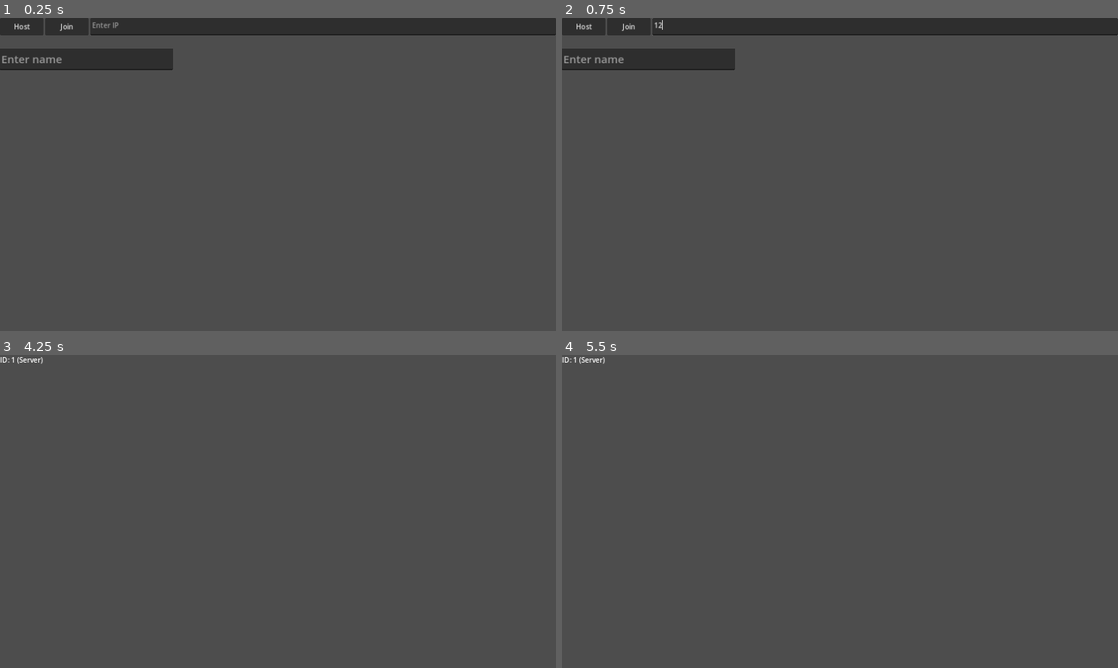
Above: before the commit, frames 1-4 (two rows, left to right).
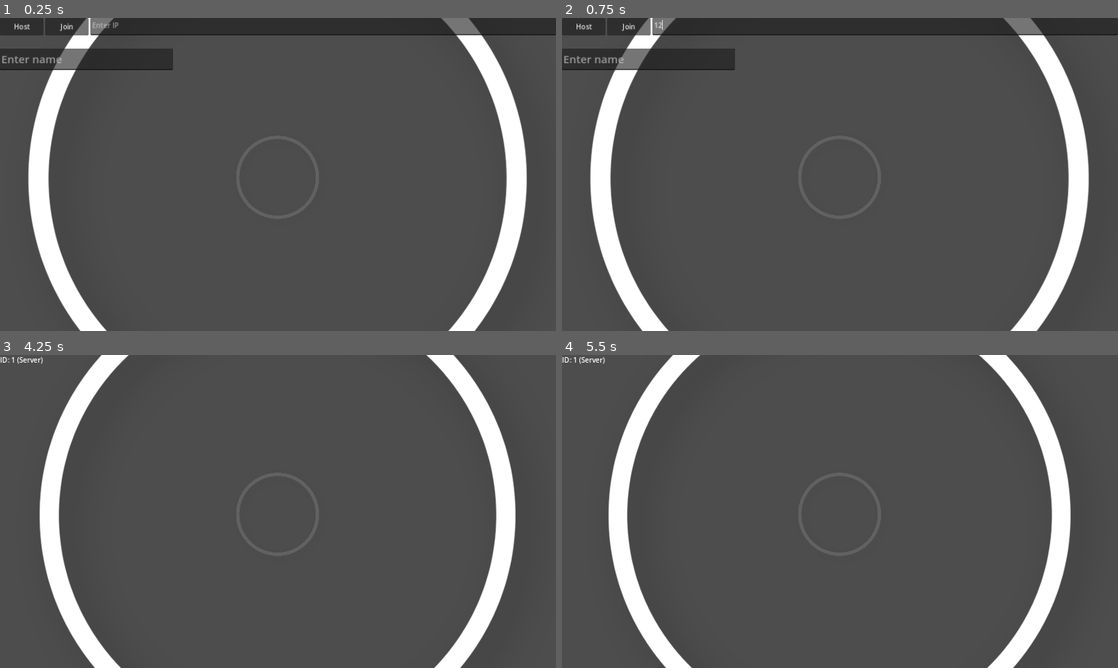
Above: after the commit, the same moments.

Repository: lokasc/rsPrototype
Game: Godot game, scene res://beat_sync/beat_main.tscn
Two runs of this game, one before a commit and one after it. Both use one fixed random seed, a clock stepped at 60 frames per second and the inputs below. This scene is started directly instead of the project's main scene.
Inputs (mouse positions are in pixels of both pictures, inside the frame that each line leads up to):
- Up to frame 1 (0.25 s): no input
- Up to frame 2 (0.75 s): click (884, 27) at 0.52 s; type "12" at 0.6 s
- Up to frame 3 (4.25 s): click (88, 395) at 0.75 s; type "Alex" at 0.83 s; click "Host" at 1.25 s; click "Start" at 2 s; tap Enter at 2.75 s; move the mouse to (400, 495) at 2.77 s; hold D (right) 2.78-3.53 s; click (400, 495) at 2.85 s; tap Space at 3.5 s; move the mouse to (166, 527) at 3.52 s; hold S (down) from 3.53 s (still down); click (166, 527) at 3.6 s
- Up to frame 4 (5.5 s): move the mouse to (895, 442) at 4.27 s; release S (down) at 4.28 s; hold D (right) 4.28-5.03 s; click (895, 442) at 4.35 s; tap Enter at 5 s; move the mouse to (812, 574) at 5.02 s; hold W (up) from 5.03 s (still down); click (812, 574) at 5.1 s

The runs differ from the first frame. In frame 1, 8.2% of the frame differs, in the area x 5-95%, y 0-100%; in frame 2, 8.2%; in frame 3, 7.9%; in frame 4, 7.7%.

Commit message:
Integrated basic visuals and sound effects

Diff:
--- a/beat_sync/beat_main.tscn
+++ b/beat_sync/beat_main.tscn
@@ -1,15 +1,20 @@
-[gd_scene load_steps=2 format=3 uid="uid://q4tmb5de6pvw"]
+[gd_scene load_steps=4 format=3 uid="uid://q4tmb5de6pvw"]
 
 [ext_resource type="Script" path="res://beat_sync/multiplayer_controller.gd" id="1_i0qxa"]
+[ext_resource type="Texture2D" uid="uid://b48bg22uuhx8x" path="res://beat_sync/WhiteCircle.png" id="2_wwqmy"]
+[ext_resource type="AudioStream" uid="uid://c3uin71rkug8o" path="res://beat_sync/808-closed-hi-hat.wav" id="3_bmxa6"]
 
 [node name="BeatMain" type="Node"]
 
-[node name="MultiplayerController" type="Node" parent="." node_paths=PackedStringArray("net_ui", "game_ui", "timer", "cd_number_visual")]
+[node name="MultiplayerController" type="Node" parent="." node_paths=PackedStringArray("net_ui", "game_ui", "timer", "sound_timer", "transparent_ring", "opaque_ring", "hihat_sound")]
 script = ExtResource("1_i0qxa")
 net_ui = NodePath("../UI/NetUI")
 game_ui = NodePath("../UI/InGameUI")
 timer = NodePath("../Countdowns/CDTimer")
-cd_number_visual = NodePath("../Countdowns/CenterContainer/CDVisual")
+sound_timer = NodePath("../Countdowns/SoundTimer")
+transparent_ring = NodePath("../Countdowns/TransparentRing")
+opaque_ring = NodePath("../Countdowns/Ring")
+hihat_sound = NodePath("../Countdowns/HiHatSound")
 
 [node name="Countdowns" type="Node" parent="."]
 
@@ -28,6 +33,22 @@
 
 [node name="CDTimer" type="Timer" parent="Countdowns"]
 one_shot = true
+
+[node name="SoundTimer" type="Timer" parent="Countdowns"]
+
+[node name="Ring" type="Sprite2D" parent="Countdowns"]
+position = Vector2(639, 366)
+scale = Vector2(1.5, 1.5)
+texture = ExtResource("2_wwqmy")
+
+[node name="TransparentRing" type="Sprite2D" parent="Countdowns"]
+modulate = Color(1, 1, 1, 0.117647)
+position = Vector2(639, 366)
+scale = Vector2(0.25, 0.25)
+texture = ExtResource("2_wwqmy")
+
+[node name="HiHatSound" type="AudioStreamPlayer" parent="Countdowns"]
+stream = ExtResource("3_bmxa6")
 
 [node name="UI" type="Control" parent="."]
 layout_mode = 3
@@ -105,6 +126,7 @@
 text = "Start"
 
 [connection signal="timeout" from="Countdowns/CDTimer" to="MultiplayerController" method="_on_cd_timer_timeout"]
+[connection signal="timeout" from="Countdowns/SoundTimer" to="MultiplayerController" method="_on_sound_timer_timeout"]
 [connection signal="button_down" from="UI/NetUI/HBoxContainer/HostButton" to="MultiplayerController" method="_on_host_button_button_down"]
 [connection signal="button_down" from="UI/NetUI/HBoxContainer/JoinButton" to="MultiplayerController" method="_on_join_button_button_down"]
 [connection signal="button_down" from="UI/InGameUI/StartGameButton" to="MultiplayerController" method="_on_start_game_button_button_down"]
--- a/beat_sync/multiplayer_controller.gd
+++ b/beat_sync/multiplayer_controller.gd
@@ -6,31 +6,36 @@
 @export var net_ui : Control
 @export var game_ui : Control
 @export var timer : Timer
-@export var cd_number_visual : Label
+
+@export var sound_timer : Timer
+@export var transparent_ring : Sprite2D
+@export var opaque_ring : Sprite2D
+@export var hihat_sound : AudioStreamPlayer
 
 var is_game_started : bool = false
-
 var is_countdown_started : bool = false # set this to true to start a countdown.
-
 
 var ip_address = "127.0.0.1"
 var peer
 var player_name : String = ""
 
-
-# GAMEPLAY
-var BPM : float = 100
-
+### GAMEPLAY
 enum GAME_STATE {STATE_IDLE, STATE_RUNNING, STATE_RESULTS}
 var current_state : GAME_STATE = GAME_STATE.STATE_IDLE
 
+var BPM : float = 60
 var seconds_per_four_beats : float = BPM/60.0 * 4
 # this is a hard limit, if you dont press within these extra beats,
 # automatically count as failure
-var extra_seconds : float = seconds_per_four_beats/4 * 5
-
-
-# Statistics
+var extra_seconds : float = seconds_per_four_beats/4 * 2
+var total_cd_time
+
+var opaque_ring_scale
+var transparent_ring_scale
+
+var sound_count
+
+### Statistics
 var pressed_time
 
 # difference between the last crotchet and pressed time.
@@ -52,6 +57,9 @@
 	game_ui.visible = false
 	game_ui.get_node("StartGameButton").visible = false
 
+	### GAMEPLAY
+	opaque_ring_scale = opaque_ring.scale
+	transparent_ring_scale = transparent_ring.scale
 	current_state = GAME_STATE.STATE_IDLE
 
 func _process(delta):
@@ -79,21 +87,34 @@
 			await get_tree().create_timer(1).timeout
 
 			# for 4 crotchets, how many seconds? + extra.
-			var total_cd_time = seconds_per_four_beats + extra_seconds
+			total_cd_time = seconds_per_four_beats + extra_seconds
 			timer.start(total_cd_time)
+
+			## play a sound effect on first beat.
+			sound_count = 0
+			sound_timer.start(seconds_per_four_beats/4)
+
 			current_state = GAME_STATE.STATE_RUNNING
 
 		GAME_STATE.STATE_RUNNING:
+			# Shrink visual image, via linear interpolation.
+			# TODO: make it extend beyond.
+			# FIXME: Scaling buggy at the beginning.
+			opaque_ring.scale = opaque_ring_scale + ((transparent_ring_scale - opaque_ring_scale)/(seconds_per_four_beats-0)) * (min(total_cd_time - timer.time_left,seconds_per_four_beats)-0)
+
+
+
 			# Check for Input & collect results.
 			if Input.is_action_just_pressed("attack"):
 				pressed_time = timer.time_left
+				timer.stop()
+				sound_timer.stop()
 
 				# negative implies early, positive implies late.
-				accuracy = seconds_per_four_beats - pressed_time
-				print("Time left: " + str(timer.time_left) + "\n Accuracy: " + str(accuracy))
+				accuracy =  total_cd_time - pressed_time - seconds_per_four_beats
+				print("Time left: " + str(pressed_time) + "\n Accuracy: " + str(accuracy))
 
 				# stop timer when hit
-				timer.stop()
 				current_state = GAME_STATE.STATE_RESULTS
 
 		GAME_STATE.STATE_RESULTS:
@@ -104,6 +125,16 @@
 func _on_cd_timer_timeout():
 	accuracy = 99999
 	current_state = GAME_STATE.STATE_RESULTS
+
+func _on_sound_timer_timeout():
+	hihat_sound.stop()
+	sound_count += 1
+	hihat_sound.play()
+
+	if sound_count >= 3:
+		# play different sound
+		sound_timer.stop()
+
 
 ### NETWORKING ###
 
Not shown, added: beat_sync/808-closed-hi-hat.wav.import
Binary file added: beat_sync/WhiteCircle.png
Not shown, added: beat_sync/WhiteCircle.png.import
Not shown, added: beat_sync/808-closed-hi-hat.wav
